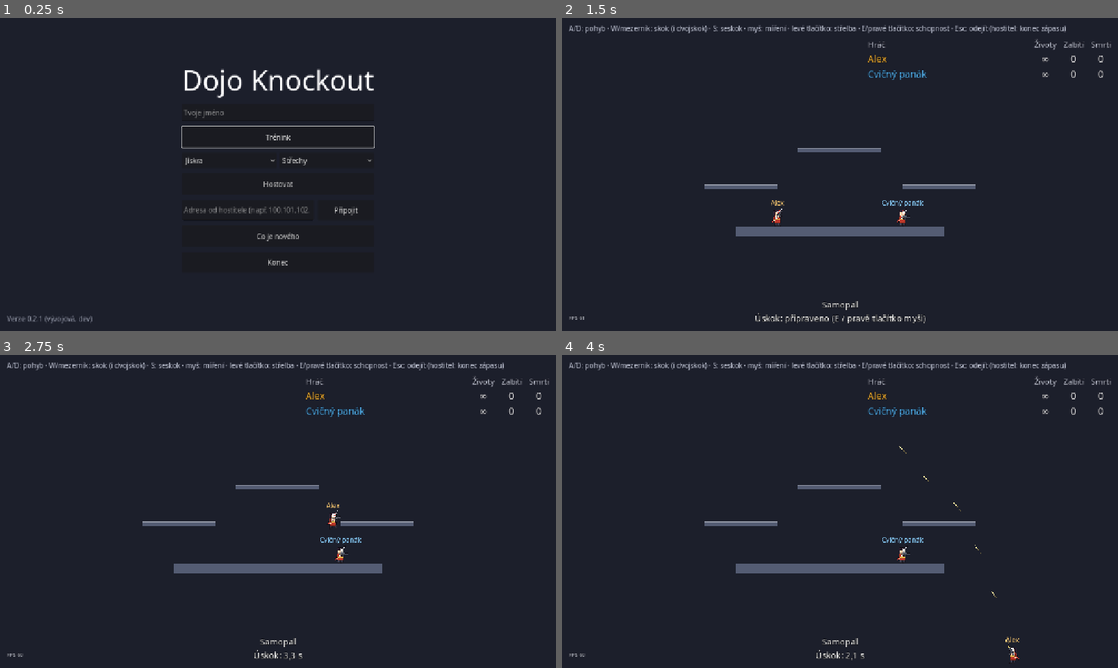
Above: before the commit, frames 1-4 (two rows, left to right).
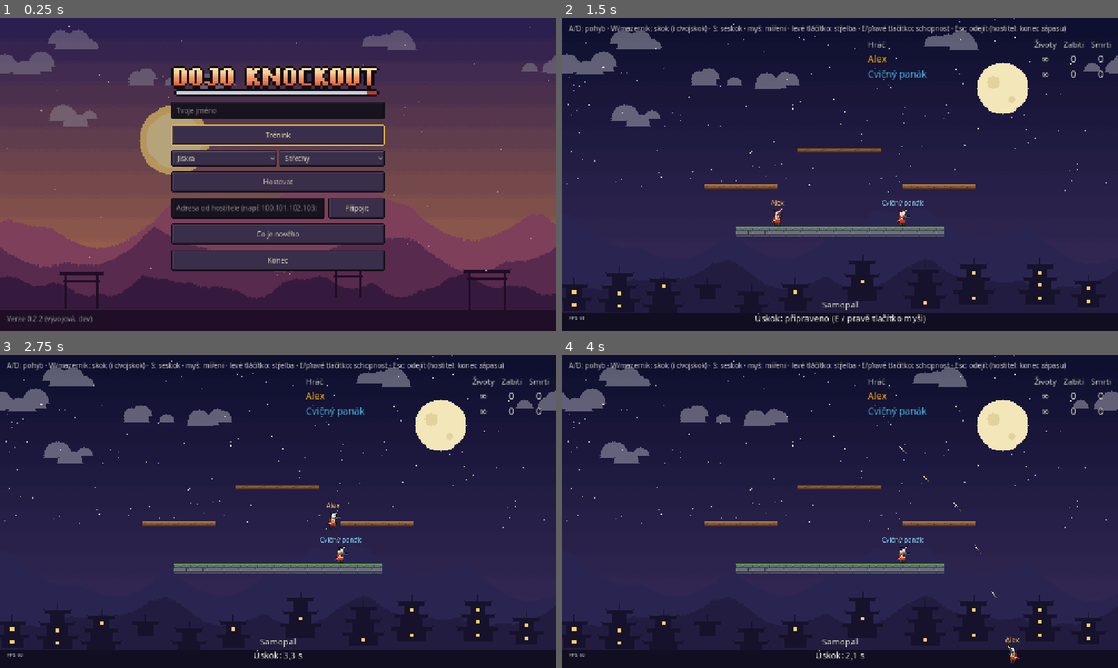
Above: after the commit, the same moments.

Repository: nejhorsiprogramatorsveta/Gun_game
Game: Godot game, scene res://src/ui/main_menu.tscn
The game is run twice, just before and just after one commit, with the same random seed, the same clock (stepped at 60 frames per second) and the same inputs.
Inputs (mouse positions are in pixels of both pictures, inside the frame that each line leads up to):
- Up to frame 1 (0.25 s): no input
- Up to frame 2 (1.5 s): click (840, 111) at 0.52 s; type "Alex" at 0.6 s; click (812, 208) at 0.75 s; type "12" at 0.83 s; click "Trénink" at 1.25 s
- Up to frame 3 (2.75 s): move the mouse to (400, 495) at 2.02 s; hold D (move_right) from 2.03 s (still down); hold Right mouse button (ability) from 2.03 s (still down); tap W (jump) at 2.27 s
- Up to frame 4 (4 s): move the mouse to (728, 527) at 2.77 s; release Right mouse button (ability) at 2.78 s; right-click (728, 527) at 2.85 s; tap W (jump) at 3.02 s; move the mouse to (895, 442) at 3.52 s; release D (move_right) at 3.53 s; press the mouse at (895, 442) at 3.53 s; hold A (move_left) from 3.53 s (still down); right-click (895, 442) at 3.8 s

The runs differ from the first frame. In frame 1, 86% of the frame differs, in the area x 0-100%, y 0-98%; in frame 2, 43%; in frame 3, 43%; in frame 4, 43%.

Commit message:
feat(art): pixel-art arenas, backgrounds, logo and UI theme
- tools/art/generate_world.py draws tiles (mossy stone, wooden beams), a
  backdrop per arena (pagoda city at night, sunset with torii gates, misty
  valley) with drifting clouds, the DOJO KNOCKOUT logo and UI frames
- platforms are drawn from tiles; ArenaBackground behind arenas and the
  menu, lobby and results screens; global UI theme with outlined text
- version 0.2.2, archive 0.2.1 (build 49) changelog entry

Co-Authored-By: Claude Opus 5.5 <noreply@anthropic.com>

Diff:
--- /dev/null
+++ b/assets/ui/theme.tres
@@ -0,0 +1,118 @@
+[gd_resource type="Theme" format=3]
+
+[ext_resource type="Texture2D" path="res://assets/ui/button_normal.png" id="1"]
+[ext_resource type="Texture2D" path="res://assets/ui/button_hover.png" id="2"]
+[ext_resource type="Texture2D" path="res://assets/ui/button_pressed.png" id="3"]
+[ext_resource type="Texture2D" path="res://assets/ui/button_disabled.png" id="4"]
+[ext_resource type="Texture2D" path="res://assets/ui/focus.png" id="5"]
+[ext_resource type="Texture2D" path="res://assets/ui/field.png" id="6"]
+[ext_resource type="Texture2D" path="res://assets/ui/panel.png" id="7"]
+
+[sub_resource type="StyleBoxTexture" id="normal"]
+content_margin_left = 14.0
+content_margin_top = 6.0
+content_margin_right = 14.0
+content_margin_bottom = 6.0
+texture = ExtResource("1")
+texture_margin_left = 8.0
+texture_margin_top = 8.0
+texture_margin_right = 8.0
+texture_margin_bottom = 8.0
+
+[sub_resource type="StyleBoxTexture" id="hover"]
+content_margin_left = 14.0
+content_margin_top = 6.0
+content_margin_right = 14.0
+content_margin_bottom = 6.0
+texture = ExtResource("2")
+texture_margin_left = 8.0
+texture_margin_top = 8.0
+texture_margin_right = 8.0
+texture_margin_bottom = 8.0
+
+[sub_resource type="StyleBoxTexture" id="pressed"]
+content_margin_left = 14.0
+content_margin_top = 6.0
+content_margin_right = 14.0
+content_margin_bottom = 6.0
+texture = ExtResource("3")
+texture_margin_left = 8.0
+texture_margin_top = 8.0
+texture_margin_right = 8.0
+texture_margin_bottom = 8.0
+
+[sub_resource type="StyleBoxTexture" id="disabled"]
+content_margin_left = 14.0
+content_margin_top = 6.0
+content_margin_right = 14.0
+content_margin_bottom = 6.0
+texture = ExtResource("4")
+texture_margin_left = 8.0
+texture_margin_top = 8.0
+texture_margin_right = 8.0
+texture_margin_bottom = 8.0
+
+[sub_resource type="StyleBoxTexture" id="focus"]
+texture = ExtResource("5")
+texture_margin_left = 8.0
+texture_margin_top = 8.0
+texture_margin_right = 8.0
+texture_margin_bottom = 8.0
+draw_center = false
+
+[sub_resource type="StyleBoxTexture" id="field"]
+content_margin_left = 12.0
+content_margin_top = 6.0
+content_margin_right = 12.0
+content_margin_bottom = 6.0
+texture = ExtResource("6")
+texture_margin_left = 8.0
+texture_margin_top = 8.0
+texture_margin_right = 8.0
+texture_margin_bottom = 8.0
+
+[sub_resource type="StyleBoxTexture" id="panel"]
+content_margin_left = 16.0
+content_margin_top = 12.0
+content_margin_right = 16.0
+content_margin_bottom = 12.0
+texture = ExtResource("7")
+texture_margin_left = 8.0
+texture_margin_top = 8.0
+texture_margin_right = 8.0
+texture_margin_bottom = 8.0
+
+[resource]
+Button/colors/font_color = Color(0.95, 0.92, 0.86, 1)
+Button/colors/font_hover_color = Color(1, 0.95, 0.8, 1)
+Button/colors/font_pressed_color = Color(1, 1, 1, 1)
+Button/colors/font_disabled_color = Color(0.55, 0.52, 0.58, 1)
+Button/colors/font_focus_color = Color(1, 0.95, 0.8, 1)
+Button/colors/font_outline_color = Color(0.07, 0.05, 0.09, 1)
+Button/constants/outline_size = 3
+Button/styles/normal = SubResource("normal")
+Button/styles/hover = SubResource("hover")
+Button/styles/pressed = SubResource("pressed")
+Button/styles/hover_pressed = SubResource("pressed")
+Button/styles/disabled = SubResource("disabled")
+Button/styles/focus = SubResource("focus")
+OptionButton/styles/normal = SubResource("normal")
+OptionButton/styles/hover = SubResource("hover")
+OptionButton/styles/pressed = SubResource("pressed")
+OptionButton/styles/disabled = SubResource("disabled")
+OptionButton/styles/focus = SubResource("focus")
+Label/colors/font_outline_color = Color(0.07, 0.05, 0.09, 1)
+Label/constants/outline_size = 4
+LineEdit/colors/font_color = Color(0.95, 0.92, 0.86, 1)
+LineEdit/styles/normal = SubResource("field")
+LineEdit/styles/focus = SubResource("focus")
+LineEdit/styles/read_only = SubResource("field")
+PanelContainer/styles/panel = SubResource("panel")
+PopupMenu/styles/panel = SubResource("panel")
+PopupMenu/styles/hover = SubResource("hover")
+RichTextLabel/styles/normal = SubResource("field")
+TooltipPanel/styles/panel = SubResource("panel")
+AcceptDialog/styles/panel = SubResource("panel")
+Window/styles/embedded_border = SubResource("panel")
+Window/styles/embedded_unfocused_border = SubResource("panel")
+Window/colors/title_color = Color(1, 0.9, 0.7, 1)
--- a/data/changelog.tres
+++ b/data/changelog.tres
@@ -7,6 +7,10 @@
 entries = Array[Dictionary]([{
 "build": 0,
 "version": "",
+"change_keys": PackedStringArray("CHANGELOG_PIXEL_WORLD")
+}, {
+"build": 49,
+"version": "0.2.1",
 "change_keys": PackedStringArray("CHANGELOG_PIXEL_ART")
 }, {
 "build": 48,
--- a/localization/translations.csv
+++ b/localization/translations.csv
@@ -167,3 +167,4 @@
 CHANGELOG_NEW_NAME,"Hra má nové jméno: Dojo Knockout."
 CHANGELOG_V020,"Verze 0.2.0 shrnuje dosavadní obsah: 6 postav s vlastní zbraní a schopností, 3 mapy, výběr postavy a mapy v lobby a zápasy až pro 4 hráče."
 CHANGELOG_PIXEL_ART,"Pixel art postav: všech 6 postav má vlastní vzhled a animace klidu, chůze, skoku, pádu a střelby; zbraně se otáčejí za kurzorem a při výstřelu blýsknou."
+CHANGELOG_PIXEL_WORLD,"Pixel art map a menu: kamenné plošiny s mechem a dřevěné trámy, každá mapa má vlastní pozadí s plujícími mraky (noční město pagod, západ slunce s branami torii, mlhavé údolí), nové logo, tlačítka a rámečky v celé hře."
--- a/project.godot
+++ b/project.godot
@@ -6,7 +6,7 @@
 [application]
 
 config/name="gun_game"
-config/version="0.2.1"
+config/version="0.2.2"
 run/main_scene="res://src/ui/main_menu.tscn"
 config/features=PackedStringArray("4.7", "GL Compatibility")
 
@@ -24,6 +24,8 @@
 window/stretch/aspect="expand"
 
 [gui]
+
+theme/custom="res://assets/ui/theme.tres"
 
 theme/custom_font="res://assets/fonts/NotoSans.ttf"
 
--- a/src/abilities/platform_ability.gd
+++ b/src/abilities/platform_ability.gd
@@ -20,5 +20,5 @@
 	platform.lifetime = lifetime
 	platform.one_way = true
 	platform.size = Vector2(width, 14.0)
-	platform.color = Color(0.85, 0.65, 0.3)
+	platform.color = Color(1.3, 1.1, 0.55)  # golden tint of the wooden beam
 	return platform
--- /dev/null
+++ b/src/arenas/arena_background.gd
@@ -0,0 +1,54 @@
+class_name ArenaBackground
+extends CanvasLayer
+## Pixel-art backdrop of an arena (tools/art/generate_world.py): a static scene that covers
+## the whole window behind the arena, plus a slowly drifting cloud layer. Decoration only.
+
+const CLOUDS: Texture2D = preload("res://assets/backgrounds/clouds.png")
+## Cloud drift in background pixels per second.
+const CLOUD_SPEED := 4.0
+
+@export var scene: Texture2D
+@export var show_clouds := true
+## Darkens the backdrop (0..1) so menu text on top stays readable.
+@export_range(0.0, 1.0) var dim := 0.0
+
+var _clouds := TextureRect.new()
+var _offset := 0.0
+
+
+func _ready() -> void:
+	layer = -10
+	var picture := TextureRect.new()
+	picture.texture = scene
+	picture.set_anchors_and_offsets_preset(Control.PRESET_FULL_RECT)
+	picture.expand_mode = TextureRect.EXPAND_IGNORE_SIZE
+	picture.stretch_mode = TextureRect.STRETCH_KEEP_ASPECT_COVERED
+	picture.texture_filter = CanvasItem.TEXTURE_FILTER_NEAREST
+	picture.mouse_filter = Control.MOUSE_FILTER_IGNORE
+	add_child(picture)
+	if dim > 0.0:
+		var shade := ColorRect.new()
+		shade.color = Color(0.03, 0.02, 0.06, dim)
+		shade.set_anchors_and_offsets_preset(Control.PRESET_FULL_RECT)
+		shade.mouse_filter = Control.MOUSE_FILTER_IGNORE
+		add_child(shade)
+	if show_clouds:
+		_clouds.texture = CLOUDS
+		_clouds.texture_filter = CanvasItem.TEXTURE_FILTER_NEAREST
+		_clouds.texture_repeat = CanvasItem.TEXTURE_REPEAT_ENABLED
+		_clouds.stretch_mode = TextureRect.STRETCH_TILE
+		_clouds.mouse_filter = Control.MOUSE_FILTER_IGNORE
+		_clouds.modulate.a = 0.55
+		add_child(_clouds)
+		move_child(_clouds, 1)  # under the darkening layer
+
+
+func _process(delta: float) -> void:
+	if not show_clouds:
+		return
+	# Scale the cloud strip like the backdrop (window height / backdrop height) and scroll it.
+	var scale_factor := get_viewport().get_visible_rect().size.y / float(scene.get_height()) if scene else 2.0
+	_offset = fposmod(_offset + CLOUD_SPEED * delta, float(CLOUDS.get_width()))
+	_clouds.scale = Vector2.ONE * scale_factor
+	_clouds.size = Vector2(get_viewport().get_visible_rect().size.x / scale_factor + CLOUDS.get_width(), CLOUDS.get_height())
+	_clouds.position = Vector2(-_offset * scale_factor, 0.0)
--- a/src/arenas/arena_hanging_bridges.tscn
+++ b/src/arenas/arena_hanging_bridges.tscn
@@ -2,10 +2,16 @@
 
 [ext_resource type="Script" path="res://src/arenas/arena.gd" id="1"]
 [ext_resource type="Script" path="res://src/arenas/platform.gd" id="2"]
+[ext_resource type="Script" path="res://src/arenas/arena_background.gd" id="3"]
+[ext_resource type="Texture2D" path="res://assets/backgrounds/hanging_bridges.png" id="4"]
 
 [node name="ArenaHangingBridges" type="Node2D"]
 script = ExtResource("1")
 kill_rect = Rect2(-700, -800, 2680, 1900)
+
+[node name="Background" type="CanvasLayer" parent="."]
+script = ExtResource("3")
+scene = ExtResource("4")
 
 [node name="Camera" type="Camera2D" parent="."]
 position = Vector2(640, 360)
--- a/src/arenas/arena_rooftops.tscn
+++ b/src/arenas/arena_rooftops.tscn
@@ -2,10 +2,16 @@
 
 [ext_resource type="Script" path="res://src/arenas/arena.gd" id="1"]
 [ext_resource type="Script" path="res://src/arenas/platform.gd" id="2"]
+[ext_resource type="Script" path="res://src/arenas/arena_background.gd" id="3"]
+[ext_resource type="Texture2D" path="res://assets/backgrounds/rooftops.png" id="4"]
 
 [node name="ArenaRooftops" type="Node2D"]
 script = ExtResource("1")
 kill_rect = Rect2(-700, -800, 2680, 1900)
+
+[node name="Background" type="CanvasLayer" parent="."]
+script = ExtResource("3")
+scene = ExtResource("4")
 
 [node name="Camera" type="Camera2D" parent="."]
 position = Vector2(640, 360)
--- a/src/arenas/arena_temple_steps.tscn
+++ b/src/arenas/arena_temple_steps.tscn
@@ -2,10 +2,16 @@
 
 [ext_resource type="Script" path="res://src/arenas/arena.gd" id="1"]
 [ext_resource type="Script" path="res://src/arenas/platform.gd" id="2"]
+[ext_resource type="Script" path="res://src/arenas/arena_background.gd" id="3"]
+[ext_resource type="Texture2D" path="res://assets/backgrounds/temple_steps.png" id="4"]
 
 [node name="ArenaTempleSteps" type="Node2D"]
 script = ExtResource("1")
 kill_rect = Rect2(-700, -800, 2680, 1900)
+
+[node name="Background" type="CanvasLayer" parent="."]
+script = ExtResource("3")
+scene = ExtResource("4")
 
 [node name="Camera" type="Camera2D" parent="."]
 position = Vector2(640, 360)
--- a/src/arenas/platform.gd
+++ b/src/arenas/platform.gd
@@ -3,6 +3,13 @@
 extends StaticBody2D
 ## Rectangular arena block, positioned by its top-left corner. Solid blocks use the
 ## "world" layer; one-way blocks can be jumped through from below and dropped through.
+## Drawn with pixel-art tiles (tools/art/generate_world.py): mossy stone for solid blocks,
+## a wooden beam for one-way platforms, at PIXEL_SCALE.
+
+const STONE_TOP: Texture2D = preload("res://assets/sprites/tiles/stone_top.png")
+const STONE_FILL: Texture2D = preload("res://assets/sprites/tiles/stone_fill.png")
+const WOOD_BEAM: Texture2D = preload("res://assets/sprites/tiles/wood_beam.png")
+const PIXEL_SCALE := 2.0
 
 const WORLD_LAYER_BIT := 1
 const ONE_WAY_LAYER_BIT := 2
@@ -15,7 +22,8 @@
 	set(value):
 		one_way = value
 		_rebuild()
-@export var color := Color(0.33, 0.36, 0.45):
+## Tint of the tiles (white = original colours).
+@export var color := Color.WHITE:
 	set(value):
 		color = value
 		queue_redraw()
@@ -27,6 +35,8 @@
 	# Added here (not in _ready) so the shape is freed with the platform even if it
 	# never enters the tree, e.g. when the exporter inspects the scene.
 	add_child(_shape_node)
+	texture_filter = CanvasItem.TEXTURE_FILTER_NEAREST
+	texture_repeat = CanvasItem.TEXTURE_REPEAT_ENABLED
 	_rebuild()
 
 
@@ -42,6 +52,13 @@
 
 
 func _draw() -> void:
-	draw_rect(Rect2(Vector2.ZERO, size), color)
+	# Tiles are drawn in texture pixels and scaled, so they stay crisp pixel art.
+	draw_set_transform(Vector2.ZERO, 0.0, Vector2.ONE * PIXEL_SCALE)
+	var area := size / PIXEL_SCALE
 	if one_way:
-		draw_rect(Rect2(Vector2.ZERO, Vector2(size.x, 4)), color.lightened(0.35))
+		draw_texture_rect(WOOD_BEAM, Rect2(Vector2.ZERO, area), true, color)
+		return
+	var top_height := minf(area.y, STONE_TOP.get_height())
+	draw_texture_rect(STONE_TOP, Rect2(Vector2.ZERO, Vector2(area.x, top_height)), true, color)
+	if area.y > top_height:
+		draw_texture_rect(STONE_FILL, Rect2(Vector2(0, top_height), Vector2(area.x, area.y - top_height)), true, color)
--- a/src/ui/lobby.tscn
+++ b/src/ui/lobby.tscn
@@ -1,5 +1,7 @@
 [gd_scene format=3]
 
+[ext_resource type="Script" path="res://src/arenas/arena_background.gd" id="2"]
+[ext_resource type="Texture2D" path="res://assets/backgrounds/rooftops.png" id="3"]
 [ext_resource type="Script" path="res://src/ui/lobby.gd" id="1"]
 
 [node name="Lobby" type="Control"]
@@ -10,6 +12,11 @@
 grow_horizontal = 2
 grow_vertical = 2
 script = ExtResource("1")
+
+[node name="Background" type="CanvasLayer" parent="."]
+script = ExtResource("2")
+scene = ExtResource("3")
+dim = 0.35
 
 [node name="Scroll" type="ScrollContainer" parent="."]
 layout_mode = 1
--- a/src/ui/main_menu.tscn
+++ b/src/ui/main_menu.tscn
@@ -1,5 +1,8 @@
 [gd_scene format=3]
 
+[ext_resource type="Texture2D" path="res://assets/ui/logo.png" id="4"]
+[ext_resource type="Script" path="res://src/arenas/arena_background.gd" id="2"]
+[ext_resource type="Texture2D" path="res://assets/backgrounds/temple_steps.png" id="3"]
 [ext_resource type="Script" path="res://src/ui/main_menu.gd" id="1"]
 
 [node name="MainMenu" type="Control"]
@@ -10,6 +13,11 @@
 grow_horizontal = 2
 grow_vertical = 2
 script = ExtResource("1")
+
+[node name="Background" type="CanvasLayer" parent="."]
+script = ExtResource("2")
+scene = ExtResource("3")
+dim = 0.3
 
 [node name="Center" type="CenterContainer" parent="."]
 layout_mode = 1
@@ -24,11 +32,13 @@
 layout_mode = 2
 theme_override_constants/separation = 12
 
-[node name="Title" type="Label" parent="Center/Column"]
+[node name="Title" type="TextureRect" parent="Center/Column"]
+custom_minimum_size = Vector2(492, 78)
 layout_mode = 2
-theme_override_font_sizes/font_size = 64
-text = "GAME_TITLE"
-horizontal_alignment = 1
+tooltip_text = "GAME_TITLE"
+texture = ExtResource("4")
+stretch_mode = 3
+texture_filter = 1
 
 [node name="NameEdit" type="LineEdit" parent="Center/Column"]
 unique_name_in_owner = true
--- a/src/ui/results.tscn
+++ b/src/ui/results.tscn
@@ -1,5 +1,7 @@
 [gd_scene format=3]
 
+[ext_resource type="Script" path="res://src/arenas/arena_background.gd" id="2"]
+[ext_resource type="Texture2D" path="res://assets/backgrounds/temple_steps.png" id="3"]
 [ext_resource type="Script" path="res://src/ui/results.gd" id="1"]
 
 [node name="Results" type="Control"]
@@ -10,6 +12,11 @@
 grow_horizontal = 2
 grow_vertical = 2
 script = ExtResource("1")
+
+[node name="Background" type="CanvasLayer" parent="."]
+script = ExtResource("2")
+scene = ExtResource("3")
+dim = 0.45
 
 [node name="Center" type="CenterContainer" parent="."]
 layout_mode = 1
Binary file added: assets/backgrounds/clouds.png
Not shown, added: assets/backgrounds/clouds.png.import
Binary file added: assets/backgrounds/hanging_bridges.png
Not shown, added: assets/backgrounds/hanging_bridges.png.import
Binary file added: assets/backgrounds/rooftops.png
Not shown, added: assets/backgrounds/rooftops.png.import
Binary file added: assets/backgrounds/temple_steps.png
Not shown, added: assets/backgrounds/temple_steps.png.import
Binary file added: assets/sprites/tiles/stone_fill.png
Not shown, added: assets/sprites/tiles/stone_fill.png.import
Binary file added: assets/sprites/tiles/stone_top.png
Not shown, added: assets/sprites/tiles/stone_top.png.import
(and 25 more such lines)
